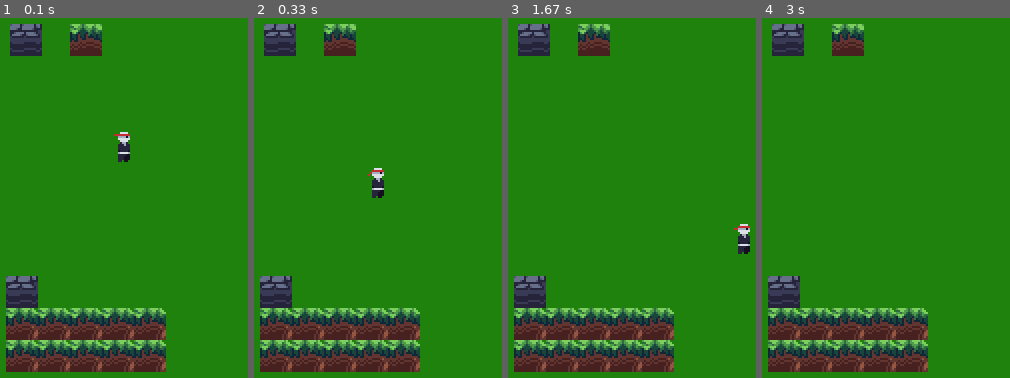
Above: before the commit, frames 1-4 (left to right).
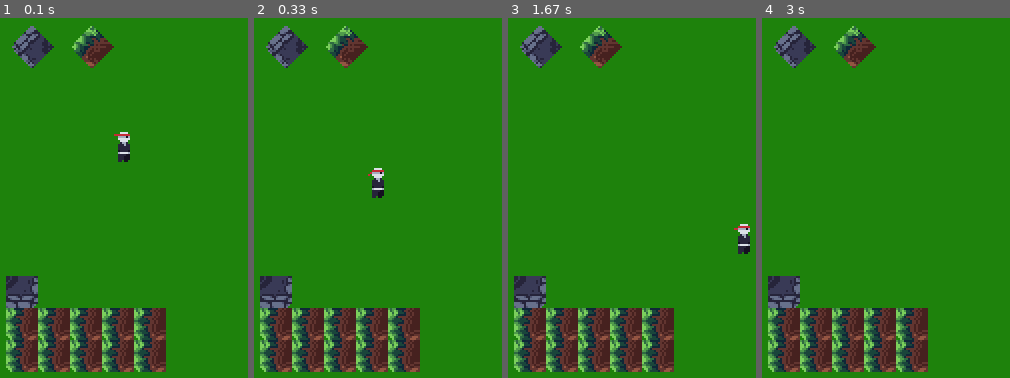
Above: after the commit, the same moments.

Repository: laziutaO/Pygame-updater
Game: pygame game, started from pygame_test/pygame_test.py
Two runs of this game, one before a commit and one after it. Both use one fixed random seed, a clock stepped at 60 frames per second and the inputs below.
Inputs:
- Up to frame 1 (0.1 s): no input
- Up to frame 2 (0.33 s): no input
- Up to frame 3 (1.67 s): hold Right 0.33-0.8 s; hold Up 0.83-1.13 s; hold Right 1.17-1.63 s
- Up to frame 4 (3 s): hold Left 1.67-2.2 s

The runs differ from the first frame. In frame 1, 13% of the frame differs, in the area x 2-67%, y 1-99%; in frame 2, 13%; in frame 3, 13%; in frame 4, 13%.

Commit message:
Added random tilemap filling and rotation

Diff:
--- a/pygame_test/pygame_test.py
+++ b/pygame_test/pygame_test.py
@@ -38,10 +38,11 @@
             'player/run': Animation(load_images(BASE_IMG_PATH + 'entities/player/run'), 5),
         }
         self.tilemap = Tilemap(16, ['grass', 'stone'])
-        self.tilemap.fill_tilemap((3, 12), (8, 14), 'grass', variant=2)
-        self.tilemap.place_tile_ongrid((3, 11), 'stone')
-        self.tilemap.place_tile_offgrid((50, 50), 'stone')
-        self.tilemap.place_tile_offgrid((80, 50), 'grass')
+        self.tilemap.fill_tilemap((3, 12), (8, 14), 'grass', variant=0, rotation=90)
+        #self.tilemap.fill_tilemap_random((1, 3), (9, 6), ['grass', 'stone'], [0, 1, 2])
+        self.tilemap.place_tile_ongrid((3, 11), 'stone', 0, 180)
+        self.tilemap.place_tile_offgrid((50, 50), 'stone', 0, 45)
+        self.tilemap.place_tile_offgrid((80, 50), 'grass', 0, 45)
         self.position = [100, 100]
 
         self.player = Player(self, (100, 100), (15, 25))
--- a/pygame_updater/tilemaps/tile.py
+++ b/pygame_updater/tilemaps/tile.py
@@ -1,6 +1,7 @@
 
 class Tile:
-    def __init__(self, type, position, variant):
+    def __init__(self, type, position, variant, rotation = 0):
         self.type = type
         self.position = position
         self.variant = variant
+        self.rotation = rotation
--- a/pygame_updater/tilemaps/tilemap.py
+++ b/pygame_updater/tilemaps/tilemap.py
@@ -1,4 +1,5 @@
 import pygame
+import random
 from tilemaps.tile import Tile
 NEIGHBOR_OFFSETS = [(0, -1), (1, 0), (0, 1), (-1, 0), (1, -1), (1, 1), (-1, 1), (-1, -1), (0, 0)]
 
@@ -11,11 +12,11 @@
 
     def render(self, surf, tile_data: dict = {}):
         for tile in self.__offgrid_tiles:
-            surf.blit(tile_data[tile.type][tile.variant], tile.position)
+            surf.blit(pygame.transform.rotate(tile_data[tile.type][tile.variant], tile.rotation), tile.position)
 
         for loc in self.__tilemap:
             tile = self.__tilemap[loc]
-            surf.blit(tile_data[tile.type][tile.variant], (tile.position[0] * self.__tile_size, tile.position[1] * self.__tile_size))
+            surf.blit(pygame.transform.rotate(tile_data[tile.type][tile.variant], tile.rotation), (tile.position[0] * self.__tile_size, tile.position[1] * self.__tile_size))
 
     def tiles_around(self, pos):
         tiles = []
@@ -34,19 +35,24 @@
                 rects.append(pygame.Rect(tile.position[0] * self.__tile_size, tile.position[1] * self.__tile_size, self.__tile_size, self.__tile_size))
         return rects
 
-    def fill_tilemap(self, start: tuple, end: tuple, tile_type: str, variant = 0):
+    def fill_tilemap(self, start: tuple, end: tuple, tile_type: str, variant = 0, rotation = 0):
         for x in range(start[0], end[0]):
             for y in range(start[1], end[1]):
-                self.__tilemap[str(x) + ';' + str(y)] = Tile(tile_type, (x, y), variant)
+                self.__tilemap[str(x) + ';' + str(y)] = Tile(tile_type, (x, y), variant, rotation)
 
-    def place_tile_offgrid(self, pos, tile_type, variant = 1):
-        self.__offgrid_tiles.append(Tile(tile_type, pos, variant))
+    def fill_tilemap_random(self, start: tuple, end: tuple, tile_types: list, variants: list = [0]):
+        for x in range(start[0], end[0]):
+            for y in range(start[1], end[1]):
+                self.__tilemap[str(x) + ';' + str(y)] = Tile(random.choice(tile_types), (x, y), random.choice(variants))
 
-    def place_tile_ongrid(self, pos, tile_type, variant = 1):
-        self.__tilemap[str(pos[0]) + ';' + str(pos[1])] = Tile(tile_type, pos, variant)
+    def place_tile_offgrid(self, pos, tile_type, variant = 0, rotation = 0):
+        self.__offgrid_tiles.append(Tile(tile_type, pos, variant, rotation))
 
-    def remove_tile(self, pos):
+    def place_tile_ongrid(self, pos, tile_type, variant =0, rotation = 0):
+        self.__tilemap[str(pos[0]) + ';' + str(pos[1])] = Tile(tile_type, pos, variant, rotation)
+
+    def remove_tile(self, pos: tuple):
         del self.__tilemap[str(pos[0]) + ';' + str(pos[1])]
 
-    def get_tile(self, pos):
+    def get_tile(self, pos: tuple):
         return self.__tilemap[str(pos[0]) + ';' + str(pos[1])]
